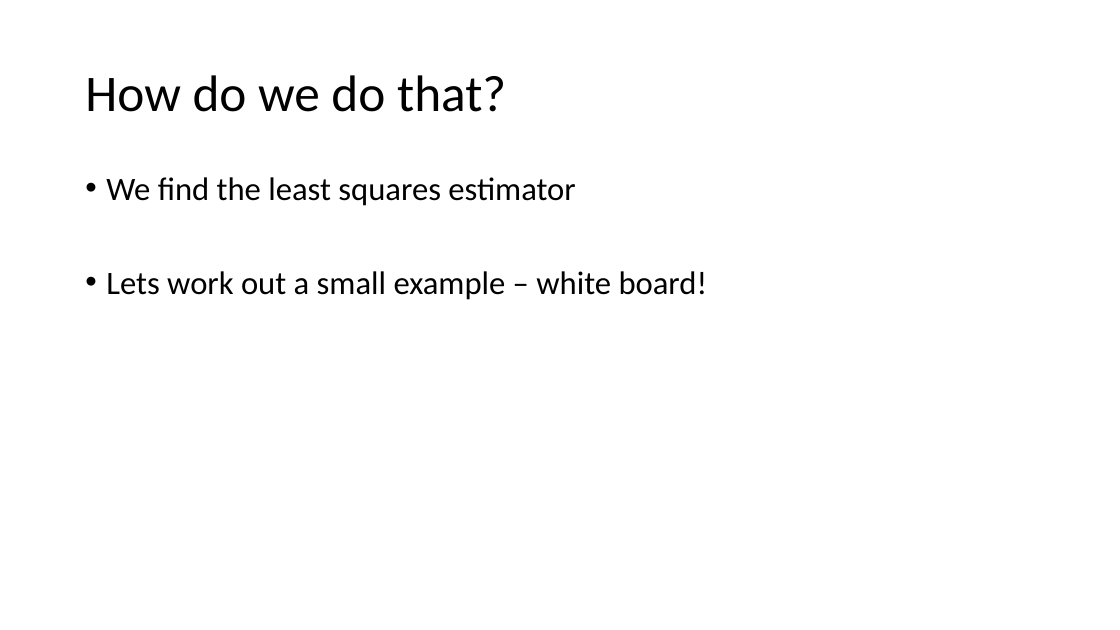
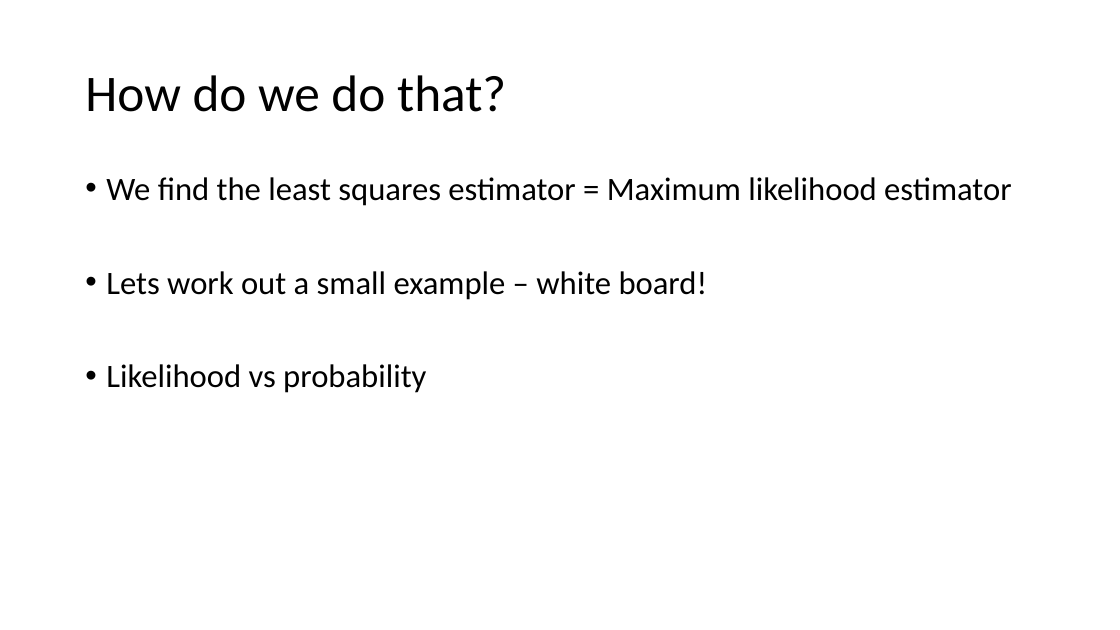
Before and after one commit to ter56/September2_2021_class, a slide deck: slide 22 of AdditiveModels_9_2_2021.pptx (slide 21 before the commit). Drawn at 1120x630 pixels with LibreOffice and Linux fonts; fonts in the diff are those of the drawing. Boxes give left, top, right and bottom in pixels: in the first picture for what was removed or moved away, otherwise in the second. Text is boxed around its words. In the diff, an @@ line names an element or a change of style, - is before the commit and + after.

```diff
--- a/AdditiveModels_9_2_2021.pptx
+++ b/AdditiveModels_9_2_2021.pptx
@@ text at (x1=106, y1=177, x2=1011, y2=206): text changed @@
-• We find the least squares estimator
+• We find the least squares estimator = Maximum likelihood estimator
@@ text at (x1=106, y1=364, x2=426, y2=393): paragraph added @@
+• Likelihood vs probability
```
Also in this commit, not shown: 4 other slides changed, 1 slide added, 1 other file.
